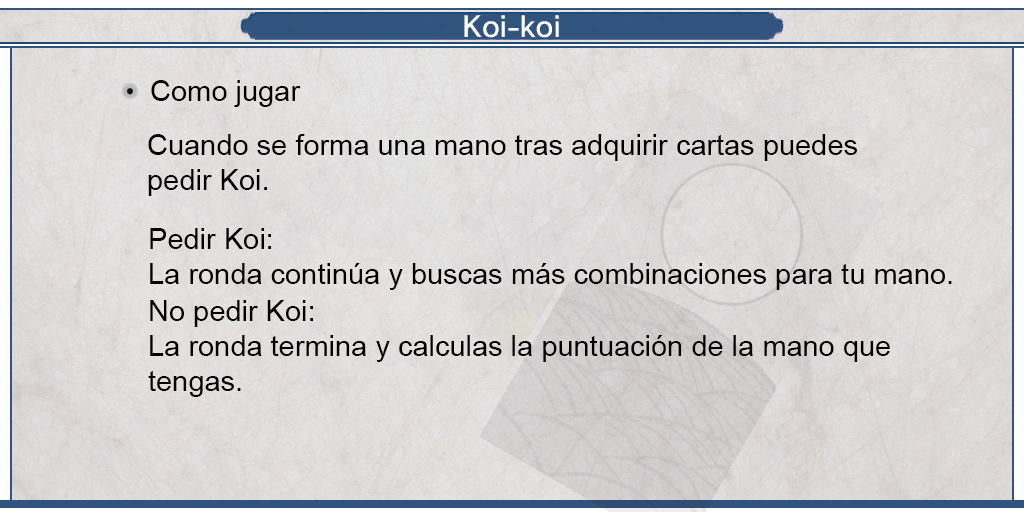
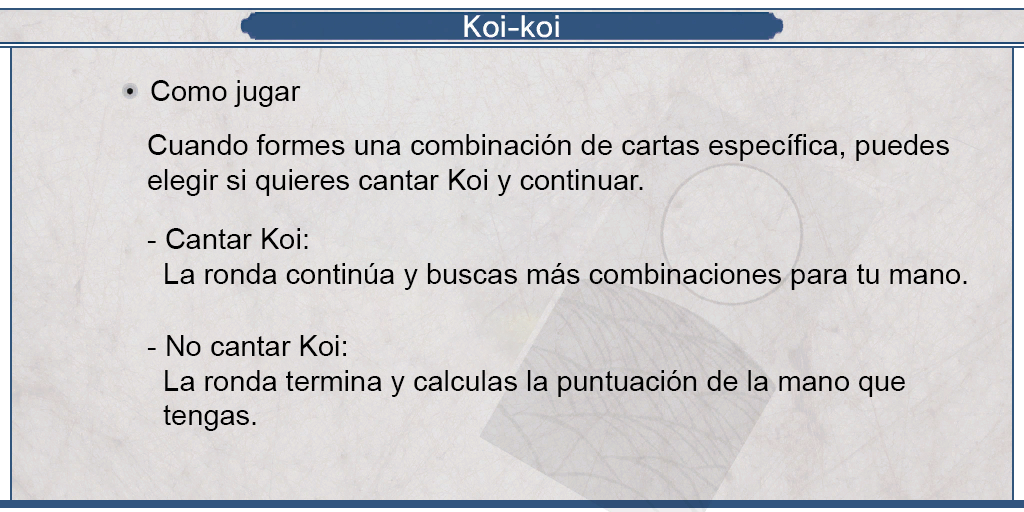
Layer changes from the first 1024x512 image to the second:
renamed "Pedir Koi: La ronda continúa y buscas más combinaciones para tu" to "- Cantar Koi: La ronda continúa y buscas más combinaciones pa", painted on it over [147, 228, 967, 431]
renamed "Cuando se forma una mano tras adquirir cartas puedes pedir Koi." to "Cuando formes una combinación de cartas específica, puedes eleg", painted on it over [148, 134, 949, 196]
